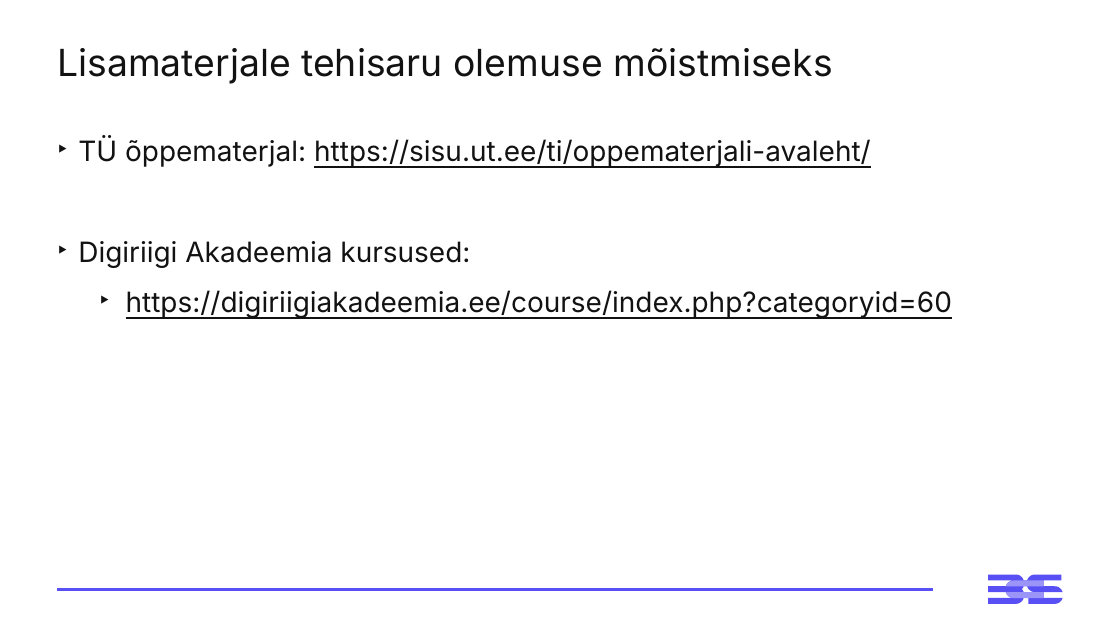
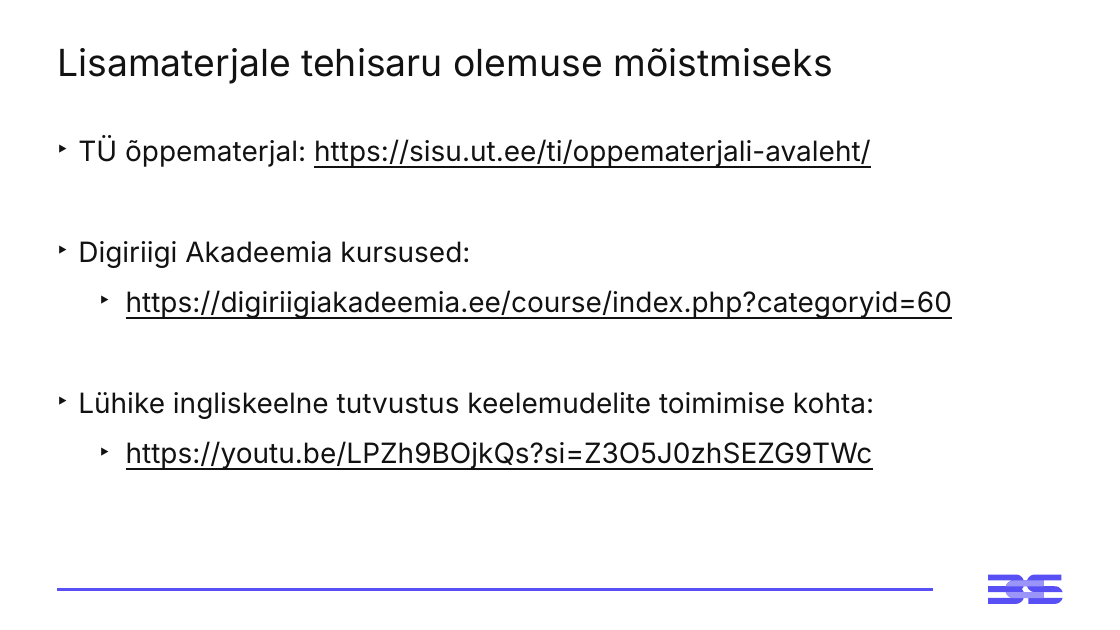
Before and after one commit to virverani/andmetarkus_2026_kevad, a slide deck: slide 7 of Day15/15-paev-andmetarkus-esitlus.pptx. Drawn at 1120x630 pixels with LibreOffice and Linux fonts; fonts in the diff are those of the drawing. Boxes give left, top, right and bottom in pixels: in the first picture for what was removed or moved away, otherwise in the second. Text is boxed around its words. In the diff, an @@ line names an element or a change of style, - is before the commit and + after.

```diff
--- a/Day15/15-paev-andmetarkus-esitlus.pptx
+++ b/Day15/15-paev-andmetarkus-esitlus.pptx
@@ text at <box>78,392,874,470</box>: paragraphs added @@
+‣ Lühike ingliskeelne tutvustus keelemudelite toimimise kohta:
+  ‣ https://youtu.be/LPZh9BOjkQs?si=Z3O5J0zhSEZG9TWc
```
Also in this commit, not shown: 3 other slides changed, 2 other files.
